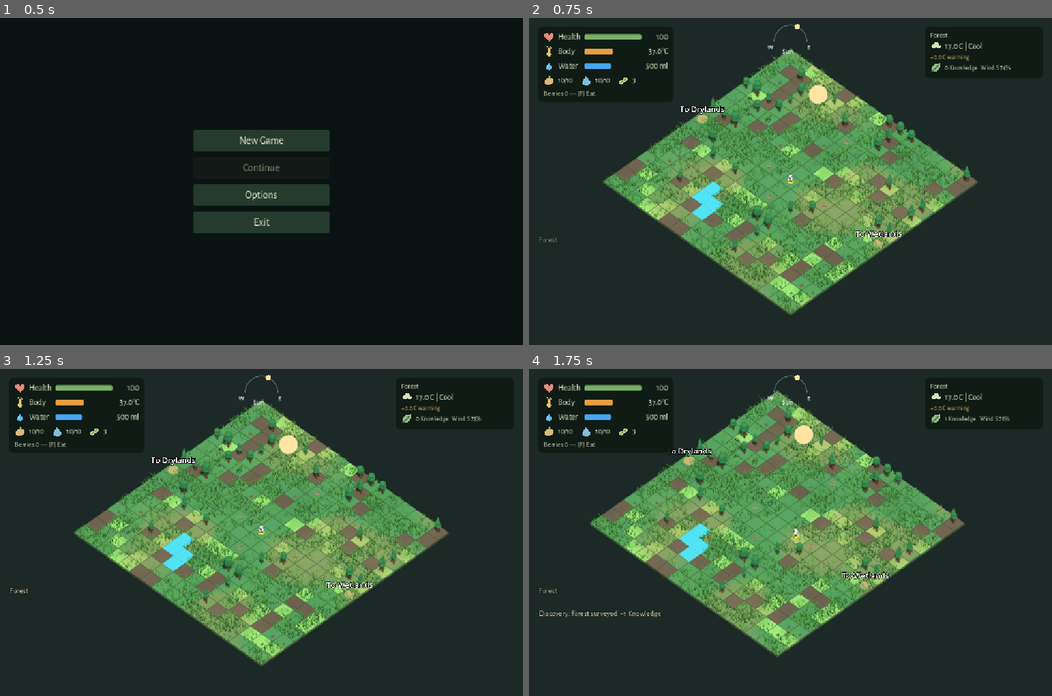
Above: before the commit, frames 1-4 (two rows, left to right).
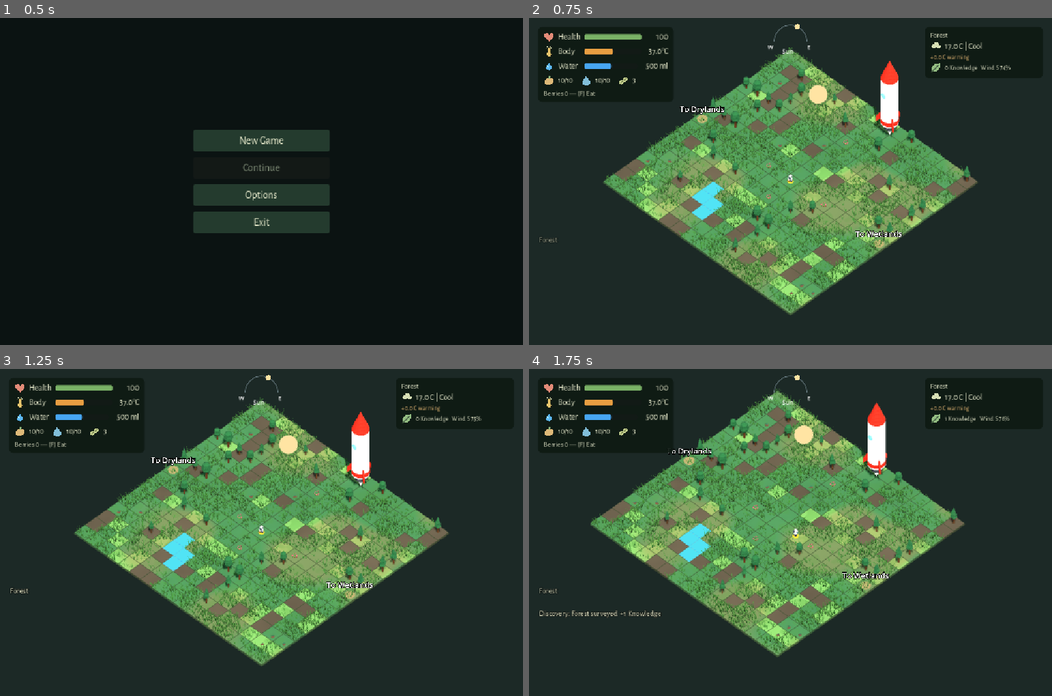
Above: after the commit, the same moments.

Repository: emir-masinovic/gameup-2026-nihilists
Game: Godot game, scene res://features/menus/main_menu.tscn
Same seed, same stepped clock (60 frames per second), same inputs: the game is played once before the commit and once after it. Sound files missing from this copy of the repository are replaced by a short silence.
Inputs (mouse positions are in pixels of both pictures, inside the frame that each line leads up to):
- Up to frame 1 (0.5 s): no input
- Up to frame 2 (0.75 s): click "New Game" at 0.5 s
- Up to frame 3 (1.25 s): no input
- Up to frame 4 (1.75 s): tap Enter (ui_accept) at 1.25 s; move the mouse to (905, 516) at 1.27 s; hold D (move_east) from 1.28 s (still down); hold F (eat) from 1.28 s (still down); click (905, 516) at 1.42 s; tap Space (chop_gather) at 1.52 s; tap E (interact) at 1.55 s

Frame 1 is identical in both runs. In frame 2, 7.9% of the frame differs, in the area x 14-83%, y 9-91%; in frame 3, 7.9%; in frame 4, 7.9%, in the area x 11-81%, y 6-88%.

Commit message:
feat(level): add upright low-poly spaceship landmark at the northern end of Forest map across 2x2 cells

Diff:
--- a/features/levels/forest/ResourceForaging.gd
+++ b/features/levels/forest/ResourceForaging.gd
@@ -12,6 +12,11 @@
 		cell_data.berry_bush = false
 		cell_data.berries = 0
 		cell_data.berry_regrowth = 0.0
+	for sc in grid.SPACESHIP_CELLS:
+		if grid.in_bounds(sc):
+			var cd: Dictionary = grid.cells[sc.y * grid.SIZE + sc.x]
+			cd.berry_bush = false
+			cd.berries = 0
 	var count: int = {"forest": 4, "wetlands": 3, "drylands": 1}.get(region_id, 1)
 	var candidates: Array[Vector2i] = []
 	for z in range(2, grid.SIZE - 2):
--- a/features/levels/forest/StatePlanting.gd
+++ b/features/levels/forest/StatePlanting.gd
@@ -15,11 +15,11 @@
 		reason = "Outside the forest"
 	else:
 		var data: Dictionary = grid.cells[cell.y * grid.SIZE + cell.x]
-		if occupied or data.tree or data.get("log", false) or data.get("berry_bush", false):
+		if occupied or data.tree or data.get("log", false) or data.get("berry_bush", false) or data.get("spaceship", false):
 			reason = "Cell is occupied"
 		elif data.terrain != "soil":
 			reason = "Plant on bare soil"
-		elif cell.distance_to(grid.start) < 2.5 or cell.x == grid.start.x or cell.y == grid.start.y or cell == grid.objective:
+		elif cell.distance_to(grid.start) < 2.5 or cell.x == grid.start.x or cell.y == grid.start.y or cell == grid.objective or grid.SPACESHIP_CELLS.has(cell):
 			reason = "Keep camp and trails clear"
 		elif data.get("burning", false):
 			reason = "Soil is burning"
--- a/features/levels/forest/climate_simulation.gd
+++ b/features/levels/forest/climate_simulation.gd
@@ -339,6 +339,7 @@
 func _can_regenerate(cell: Vector2i) -> bool:
 	if not _grid.in_bounds(cell) or _grid._protected_route(cell) or cell == _grid.objective or cell == regeneration_occupied: return false
 	var data: Dictionary = _grid.cells[cell.y*_grid.SIZE+cell.x]
+	if data.get("spaceship", false) or _grid.SPACESHIP_CELLS.has(cell): return false
 	if data.tree or data.get("log",false) or data.get("prepared",false) or data.get("berry_bush",false) or data.get("protected_route",false) or data.get("pending_seeds",0)>0: return false
 	if data.terrain == "water" or data.burning or data.burned or data.health < 0.55 or data.moisture <= 0.5: return false
 	# Matches the existing decorative-rock reservation, including inactive regions.
--- a/features/levels/forest/forest_level.gd
+++ b/features/levels/forest/forest_level.gd
@@ -200,6 +200,8 @@
 	_apply_shadow_quality()
 	if region_state.get("camp_enabled",false): _create_landmarks()
 	_update_bonfire_visuals()
+	if region_id == "forest":
+		_create_spaceship()
 	_create_kenney_props()
 	water_material = StandardMaterial3D.new()
 	water_material.albedo_color = Color("477c88")
@@ -836,12 +838,29 @@
 		disc.position = grid.world_position(grid.start)+ray*42.0
 		disc.visible = ray.y > 0
 
+func _create_spaceship():
+	var ship_scene = preload("res://features/levels/forest/props/spaceship.glb")
+	var ship = ship_scene.instantiate()
+	ship.name = "Spaceship"
+	var sum_pos := Vector3.ZERO
+	for cell in grid.SPACESHIP_CELLS:
+		decorated_cells[cell] = true
+		sum_pos += grid.world_position(cell)
+	var count := float(grid.SPACESHIP_CELLS.size())
+	ship.position = sum_pos / count
+	ship.scale = Vector3.ONE * 2.0
+	# rocket_classic.glb stands upright along Y axis from Y=0 to Y=6.75 on landing fins.
+	# Facing 0.0 keeps porthole oriented towards the arriving player.
+	ship.rotation.y = 0.0
+	ship.add_to_group("forest_props")
+	add_child(ship)
+
 func _create_kenney_props():
 	var models = [preload("res://features/levels/forest/props/rock_small_a.glb"), preload("res://features/levels/forest/props/rock_small_b.glb")]
 	for i in range(grid.cells.size()):
 		var data = grid.cells[i]
 		var cell = Vector2i(i % grid.SIZE, floori(float(i) / grid.SIZE))
-		if data.tree or data.get("terrain", "grass") == "water" or cell.distance_to(grid.start) < 2.5 or cell == grid.objective or data.shade < 0.32 or data.shade > 0.36:
+		if data.tree or data.get("terrain", "grass") == "water" or cell.distance_to(grid.start) < 2.5 or cell == grid.objective or data.shade < 0.32 or data.shade > 0.36 or data.get("spaceship", false) or grid.SPACESHIP_CELLS.has(cell):
 			continue
 		var prop = models[i % 2].instantiate()
 		decorated_cells[cell] = true
--- a/features/levels/forest/grid_data.gd
+++ b/features/levels/forest/grid_data.gd
@@ -3,6 +3,10 @@
 const SIZE = 17
 const CELL_SIZE = 2.0
 const GENERATION_VERSION = 2
+const SPACESHIP_CELLS: Array[Vector2i] = [
+	Vector2i(9, 0), Vector2i(10, 0),
+	Vector2i(9, 1), Vector2i(10, 1)
+]
 var start = Vector2i(8, 8)
 var cells: Array[Dictionary] = []
 var objective = Vector2i(8, 0)
@@ -78,8 +82,26 @@
 		data.tree_health = 0.0
 		data.fuel = 0.0
 
+	# Spaceship footprint at northern clearing edge (stands upright, 2x2 cells, free of trees/water/berries)
+	for cell in SPACESHIP_CELLS:
+		var data: Dictionary = cells[cell.y * SIZE + cell.x]
+		data.terrain = "grass"
+		data.water = false
+		data.water_level = 0.0
+		data.water_depth = 0.0
+		data.tree = false
+		data.tree_state = "removed"
+		data.tree_health = 0.0
+		data.log = false
+		data.fuel = 0.0
+		data.burning = false
+		data.burned = false
+		data.tilled = false
+		data.prepared = false
+		data.spaceship = true
+
 func _protected_route(cell: Vector2i) -> bool:
-	return cell.distance_to(start) < 2.5 or cell.x == start.x or cell.y == start.y
+	return cell.distance_to(start) < 2.5 or cell.x == start.x or cell.y == start.y or SPACESHIP_CELLS.has(cell)
 
 func in_bounds(cell: Vector2i) -> bool:
 	return cell.x >= 0 and cell.y >= 0 and cell.x < SIZE and cell.y < SIZE
@@ -88,6 +110,8 @@
 	if not in_bounds(cell):
 		return false
 	var data: Dictionary = cells[cell.y * SIZE + cell.x]
+	if data.get("spaceship", false):
+		return false
 	if data.get("tree", false):
 		var state = data.get("tree_state", "healthy")
 		# Stumps, seeds, and saplings are traversable so player can stand on them to collect seeds or water.
--- a/features/levels/forest/nature/ground_cover.gd
+++ b/features/levels/forest/nature/ground_cover.gd
@@ -126,7 +126,7 @@
 				var data = grid.cells[i]
 				vitality = minf(data.get("health",1.0),data.get("moisture",1.0)*1.65)
 				var cell = Vector2i(i%grid.SIZE,i/grid.SIZE)
-				var occupied = occupied_cells.has(cell) or cell == grid.start or data.tree or data.get("log",false) or data.get("berry_bush",false)
+				var occupied = occupied_cells.has(cell) or cell == grid.start or data.tree or data.get("log",false) or data.get("berry_bush",false) or data.get("spaceship", false)
 				var allowed = (data.tree and data.get("tree_state","healthy") != "stump" and not data.get("log",false)) if batch.shrubs else not occupied
 				visible_patch = allowed and data.terrain == "grass" and not data.get("burning",false) and (not data.get("burned",false) or data.get("burn_recovery",0.0) >= 0.2)
 				var signature = Vector2(vitality,1.0 if visible_patch else 0.0)
--- /dev/null
+++ b/tests/spaceship_landmark_test.gd
@@ -0,0 +1,108 @@
+extends SceneTree
+
+var checks := 0
+var failures := 0
+
+func check(condition: bool, description: String) -> void:
+	checks += 1
+	if condition:
+		print("PASS: ", description)
+	else:
+		failures += 1
+		push_error("FAIL: " + description)
+
+func _init() -> void:
+	call_deferred("run")
+
+func run() -> void:
+	print("--- Running Spaceship Landmark Tests ---")
+
+	# 1. GridData Spaceship Footprint & Cells Configuration
+	var GridData = load("res://features/levels/forest/grid_data.gd")
+	var grid = GridData.new()
+	grid.generate(2026)
+
+	check(grid.SPACESHIP_CELLS.size() >= 2, "Spaceship covers multiple cells (at least 2, currently %d)" % grid.SPACESHIP_CELLS.size())
+	check(grid.SPACESHIP_CELLS == [Vector2i(9, 0), Vector2i(10, 0), Vector2i(9, 1), Vector2i(10, 1)], "Spaceship occupies 2x2 cells at northern boundary (9..10, 0..1)")
+
+	# Verify every spaceship cell is at the end of the grid map (z <= 2)
+	for cell in grid.SPACESHIP_CELLS:
+		check(cell.y <= 2, "Spaceship cell (%d, %d) is at the north end of the forest map" % [cell.x, cell.y])
+
+	# Verify spaceship cells are completely free of other entities
+	for cell in grid.SPACESHIP_CELLS:
+		var data: Dictionary = grid.cells[cell.y * grid.SIZE + cell.x]
+		check(data.get("spaceship", false), "Cell (%d, %d) is marked as spaceship" % [cell.x, cell.y])
+		check(not data.get("tree", false), "Cell (%d, %d) has no tree" % [cell.x, cell.y])
+		check(not data.get("log", false), "Cell (%d, %d) has no log" % [cell.x, cell.y])
+		check(not data.get("water", false), "Cell (%d, %d) has no water" % [cell.x, cell.y])
+		check(data.get("terrain", "") != "water", "Cell (%d, %d) terrain is not water" % [cell.x, cell.y])
+		check(float(data.get("water_level", 0.0)) == 0.0, "Cell (%d, %d) water_level is 0.0" % [cell.x, cell.y])
+		check(float(data.get("water_depth", 0.0)) == 0.0, "Cell (%d, %d) water_depth is 0.0" % [cell.x, cell.y])
+		check(not grid.traversable(cell), "Cell (%d, %d) is non-traversable (blocked by spaceship)" % [cell.x, cell.y])
+
+	# Objective cell (8, 0) and spawn (8, 8) and central route must remain clear
+	check(grid.traversable(grid.start), "Spawn cell (8, 8) is traversable")
+	check(grid.traversable(grid.objective), "Objective cell (8, 0) is traversable")
+	for y in range(grid.SIZE):
+		check(grid.traversable(Vector2i(8, y)), "Central north-south route cell (8, %d) is traversable" % y)
+
+	# 2. Foraging System: Berries cannot spawn on spaceship cells
+	var Foraging = load("res://features/levels/forest/ResourceForaging.gd")
+	var foraging = Foraging.new()
+	foraging.configure(grid, 2026, "forest")
+	for cell in grid.SPACESHIP_CELLS:
+		var data: Dictionary = grid.cells[cell.y * grid.SIZE + cell.x]
+		check(not data.get("berry_bush", false), "Spaceship cell (%d, %d) has no berry bush" % [cell.x, cell.y])
+		check(int(data.get("berries", 0)) == 0, "Spaceship cell (%d, %d) has 0 berries" % [cell.x, cell.y])
+		check(not foraging.availability(cell).available, "Foraging availability is false on spaceship cell (%d, %d)" % [cell.x, cell.y])
+
+	# 3. Planting System: Cannot plant seeds or prepare soil on spaceship cells
+	var Planting = load("res://features/levels/forest/StatePlanting.gd")
+	var planting = Planting.new()
+	for cell in grid.SPACESHIP_CELLS:
+		check(not planting.soil_availability(grid, cell).available, "Soil availability rejected on spaceship cell (%d, %d)" % [cell.x, cell.y])
+		check(not planting.availability(grid, cell).available, "Plant availability rejected on spaceship cell (%d, %d)" % [cell.x, cell.y])
+		check(not planting.plant(grid, cell), "Planting rejected on spaceship cell (%d, %d)" % [cell.x, cell.y])
+
+	# 4. Climate / Regeneration System: Natural saplings cannot regenerate on spaceship cells
+	var Climate = load("res://features/levels/forest/climate_simulation.gd")
+	var climate = Climate.new()
+	climate.configure(grid, 2026)
+	for cell in grid.SPACESHIP_CELLS:
+		check(not climate._can_regenerate(cell), "Regeneration rejected on spaceship cell (%d, %d)" % [cell.x, cell.y])
+
+	# 5. Forest Level Scene & 3D Spaceship Visuals
+	var LevelScene = load("res://features/levels/forest/forest_level.tscn")
+	var world = LevelScene.instantiate()
+	root.add_child(world)
+	await process_frame
+	await process_frame
+
+	var spaceship: Node3D = world.get_node_or_null("Spaceship")
+	check(spaceship != null, "Forest level instantiates Spaceship node")
+	if spaceship != null:
+		check(spaceship.is_in_group("forest_props"), "Spaceship is in forest_props group")
+		check(is_equal_approx(spaceship.position.x, 3.0), "Spaceship X position is centered at 3.0 (between x=9 and x=10)")
+		check(is_equal_approx(spaceship.position.z, -15.0), "Spaceship Z position is centered at -15.0 (between z=0 and z=1)")
+		check(is_equal_approx(spaceship.position.y, 0.0), "Spaceship stands on the ground at Y=0.0")
+		check(spaceship.scale == Vector3.ONE * 2.0, "Spaceship is scaled to 2.0x (covering the 4m x 4m footprint)")
+
+		# Check mesh and upright orientation
+		var mesh_inst: MeshInstance3D = spaceship.get_node_or_null("rocket_classic")
+		check(mesh_inst != null, "Spaceship contains rocket_classic MeshInstance3D child")
+		if mesh_inst != null and mesh_inst.mesh != null:
+			var aabb: AABB = mesh_inst.mesh.get_aabb()
+			check(aabb.size.y > 5.0, "Spaceship mesh height is tall (> 5m unscaled, currently %.2f)" % aabb.size.y)
+			check(aabb.position.y >= 0.0, "Spaceship base rests at ground level Y >= 0.0")
+			var world_height = aabb.size.y * spaceship.scale.y
+			check(world_height > 10.0, "World-space spaceship height is impressive (%.2fm upright)" % world_height)
+
+		# Verify ground cover suppression: spaceship cells are in decorated_cells
+		for cell in grid.SPACESHIP_CELLS:
+			check(world.decorated_cells.has(cell), "Cell (%d, %d) is in decorated_cells to suppress grass under ship" % [cell.x, cell.y])
+
+	world.free()
+
+	print("\nSPACESHIP LANDMARK TEST: %d checks, %d failures" % [checks, failures])
+	quit(0 if failures == 0 else 1)
Binary file added: features/levels/forest/props/spaceship.glb
Not shown, added: features/levels/forest/props/spaceship.glb.import
Not shown, changed: features/levels/forest/props/ATTRIBUTION.md
